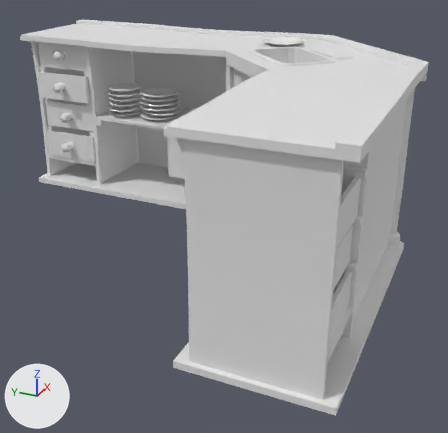
An edit to the glTF model maps/lyllian/meshes/kitchen_bench.glb, drawn before and after from the same camera.
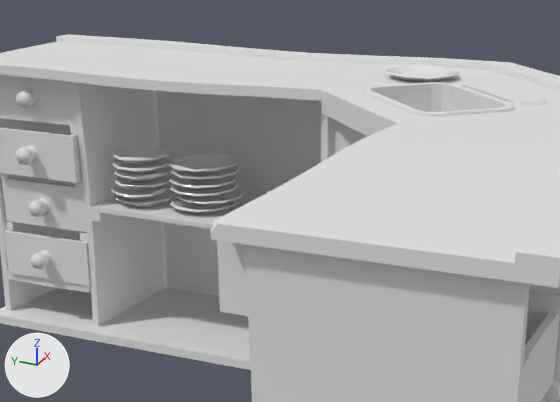
Each version is shown whole from a camera (50 mm lens) standing at (-3.65, -1.48, 1.91) and looking at (-0.29, 0.02, 0.23), then close up on the part from 10% to 81% of the width and 0% to 53% of the height. The lights are fixed; the arrows at lower left show +X, +Y and +Z. The first two pictures are the older version. Objects named as collision shapes, trigger or cutter boxes, shadow casters or lower levels of detail are left out. Where no turn or scale is listed for an object, it has been applied to the vertices.

Objects in the first close-up: 'Backing.001', 'BenchBase.001', 'BenchTop', 'Cube.003', 'Dishes', 'Dishes.001', 'Dishes.005', 'Drawer.004', 'Drawer.005', 'Drawer.006', 'Drawer.007', 'Side', 'Side.002' and 20 more.
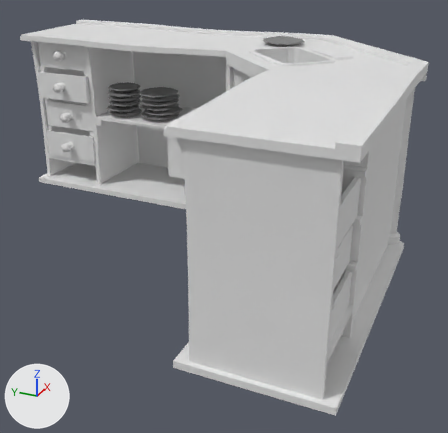
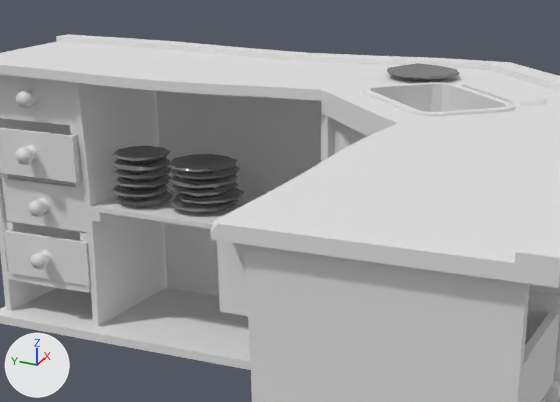
Pixel boxes (x1, y1, x2, y2) of what changed, in the close-ups (560 x 402 px):
'Dishes.001', recoloured (darker)
    both: (168, 155, 244, 214)
'Dishes', recoloured (darker)
    both: (111, 146, 173, 208)
'Dishes.005', recoloured (white to grey)
    both: (387, 64, 460, 82)

Patch to the scene script:
```diff
--- a/maps/lyllian/meshes/kitchen_bench.glb.py
+++ b/maps/lyllian/meshes/kitchen_bench.glb.py
@@ mat_mat_plate @@
 mat_mat_plate = principled_material('mat_plate')
-mat_mat_plate.base_color = (0.8, 0.8, 0.8)  # white #e7e7e7
+mat_mat_plate.base_color = (0.2, 0.2, 0.2)  # grey #7c7c7c
 mat_mat_plate.roughness = 0.2
```
